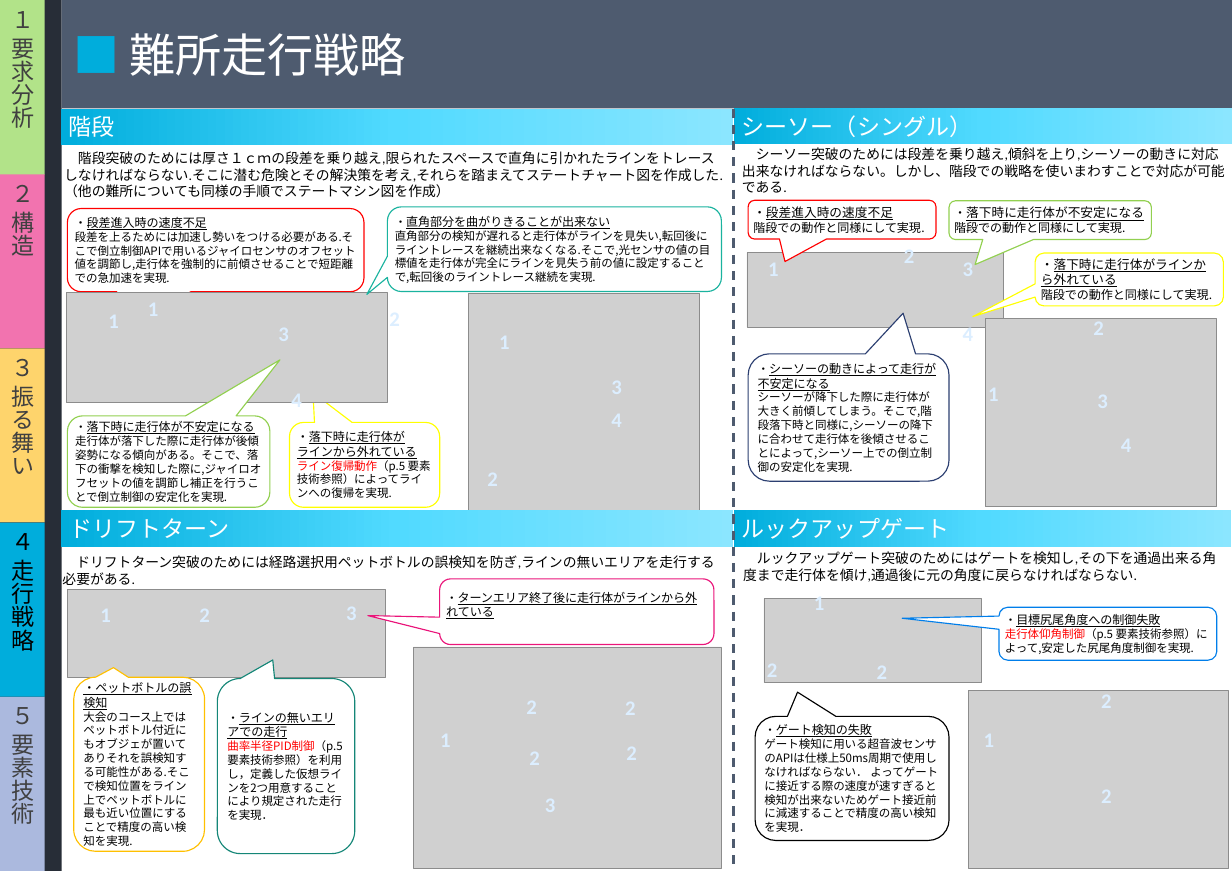
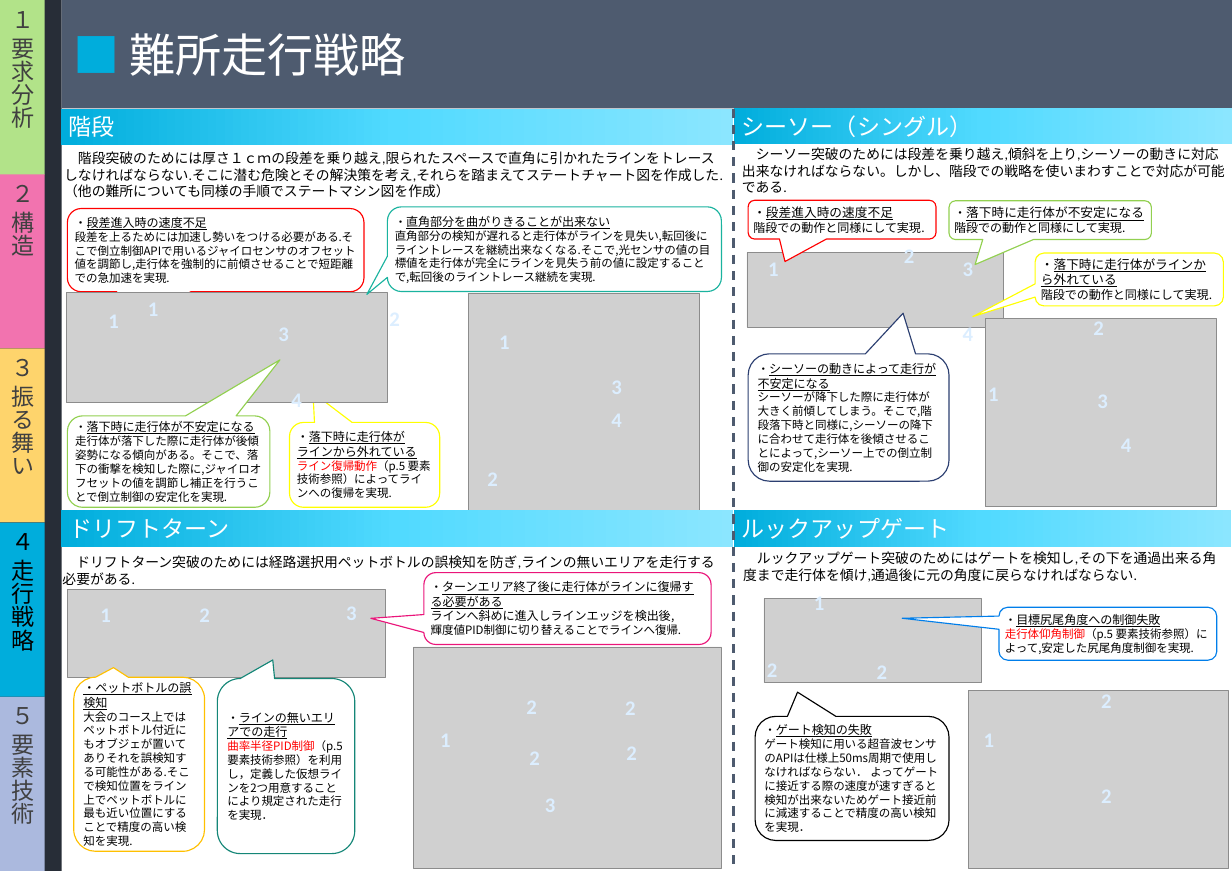
Before and after one commit to class-snct-rikitakelab/e-konbu2012, a slide deck: slide 5 of models/モデルシートniimura.pptx. Drawn at 1232x871 pixels with LibreOffice and Linux fonts; fonts in the diff are those of the drawing; grey boxes stand for pictures. Boxes give left, top, right and bottom in pixels: in the first picture for what was removed or moved away, otherwise in the second. Text is boxed around its words. In the diff, an @@ line names an element or a change of style, - is before the commit and + after.

```diff
--- a/models/モデルシートniimura.pptx
+++ b/models/モデルシートniimura.pptx
@@ rounded speech box "・ターンエリア終了後に走行体がラインに復帰する必要がある ラインへ斜めに進入しラインエッジを検出後,": place and size @@
-rounded speech box "・ターンエリア終了後に走行体がラインに復帰する必要がある ラインへ斜めに進入しラインエッジを検出後," at (439,579,714,644)
+rounded speech box "・ターンエリア終了後に走行体がラインに復帰する必要がある ラインへ斜めに進入しラインエッジを検出後," at (424,572,711,644)
@@ rounded speech box "・ターンエリア終了後に走行体がラインに復帰する必要がある ラインへ斜めに進入しラインエッジを検出後," at (424,572,711,644): proportions changed @@
@@ text in rounded speech box at (431,581,694,635): text changed @@
-・ターンエリア終了後に走行体がラインから外れている
+・ターンエリア終了後に走行体がラインに復帰する必要がある
+ラインへ斜めに進入しラインエッジを検出後,
+輝度値PID制御に切り替えることでラインへ復帰.
```
Also in this commit, not shown: 4 other files.
